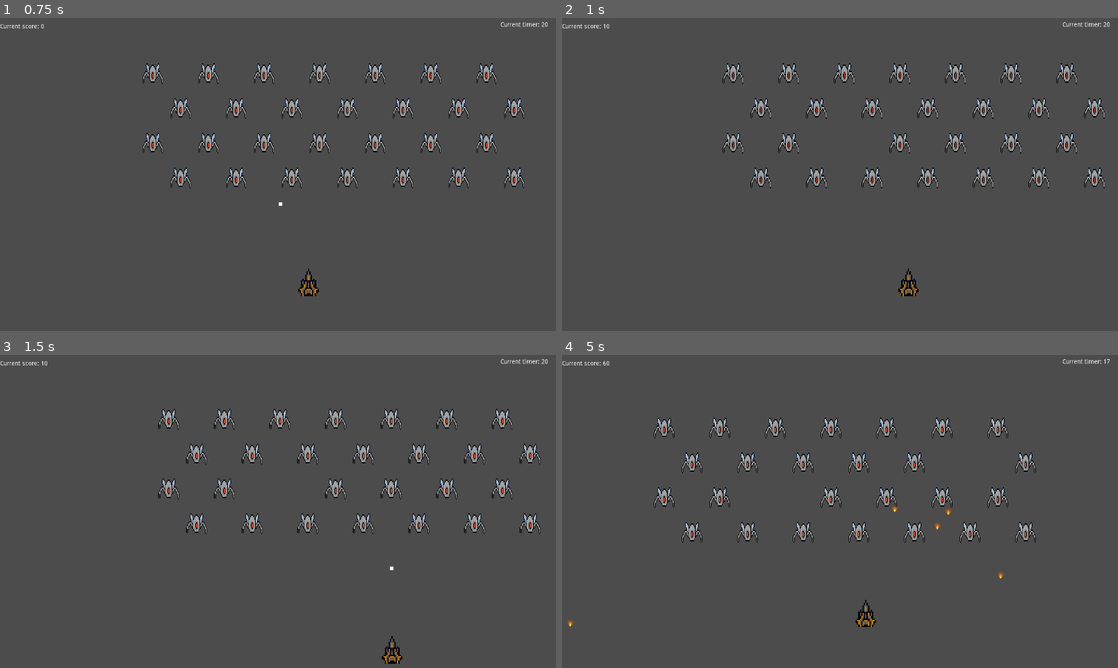
Above: before the commit, frames 1-4 (two rows, left to right).
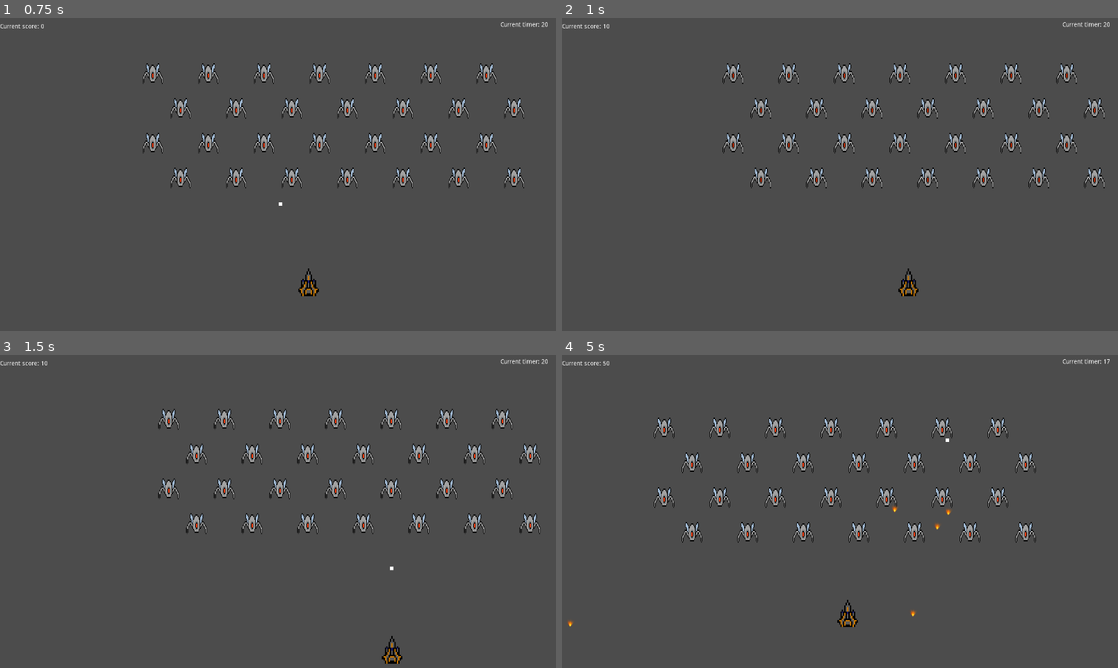
Above: after the commit, the same moments.

Repository: Glovania/Space-Invading
Game: Godot game, scene res://NewLevels/Level_2.tscn
Same seed, same stepped clock (60 frames per second), same inputs: the game is played once before the commit and once after it. This scene is started directly instead of the project's main scene.
Inputs:
- Up to frame 1 (0.75 s): hold Right (ui_right) from 0.53 s (still down); hold Space (fire) from 0.53 s (still down)
- Up to frame 2 (1 s): keep holding Right (ui_right); keep holding Space (fire)
- Up to frame 3 (1.5 s): release Right (ui_right) at 1.28 s; release Space (fire) at 1.28 s; hold Down (ui_down) from 1.28 s (still down); tap Space (fire) at 1.35 s
- Up to frame 4 (5 s): release Down (ui_down) at 2.03 s; hold Right (ui_right) 2.03-2.78 s; hold Space (fire) 2.03-2.78 s; hold Up (ui_up) 2.78-3.53 s; tap Space (fire) at 2.85, 4.35 s; hold Space (fire) 3.53-4.28 s; hold Left (ui_left) from 3.53 s (still down)

Frame 1 is identical in both runs. In frame 2, 0.1% of the frame differs, in the area x 48-53%, y 36-44%; in frame 3, 0.1%; in frame 4, 0.6%, in the area x 7-80%, y 2-87%.

Commit message:
✨feature: in "Enemy.gd" file
- Adding Enemy's Health.

Diff:
--- a/Bullet/Bullet.gd
+++ b/Bullet/Bullet.gd
@@ -13,7 +13,7 @@
 	if (collidedObject):
 		# print(collidedObject.collider.name)
 		if "Enemy" in collidedObject.collider.name:
-			collidedObject.get_collider().queue_free()
+			collidedObject.collider.reduceEnemyHealth()
 		GlobalVariables.ScoringInformation["currentScore"] += 10
 
 		queue_free()
--- a/Enemy/Enemy.gd
+++ b/Enemy/Enemy.gd
@@ -1,22 +1,11 @@
 extends KinematicBody2D
 
-
+var health = 2
 var bullet = preload("res://Bullet-Enemy/Bullet-Enemy.tscn")
 
 
 func _ready():
-
 	$Area2D.connect("area_entered", self, "_colliding")
-
-
-func _colliding(area):
-
-	if area.is_in_group("right"):
-		get_parent().global_position.y += 10
-		get_parent().speed = -170
-	if area.is_in_group("left"):
-		get_parent().global_position.y += 10
-		get_parent().speed = 170
 
 
 func _process(delta):
@@ -31,3 +20,19 @@
 
 		bulletInstance.position = Vector2(global_position.x, global_position.y+20)
 		get_tree().get_root().add_child(bulletInstance)
+
+
+func _colliding(area):
+	if area.is_in_group("right"):
+		get_parent().global_position.y += 10
+		get_parent().speed = -170
+	if area.is_in_group("left"):
+		get_parent().global_position.y += 10
+		get_parent().speed = 170
+
+
+func reduceEnemyHealth():
+	health -= 1
+#	print("Health: ", health) #Check the current Enemy's Health
+	if health == 0:
+		queue_free()
--- a/MainGame/MainGame.gd
+++ b/MainGame/MainGame.gd
@@ -1,5 +1,4 @@
 extends Control
-
 
 export(int) var countdownMax
 var currentTimer
@@ -33,6 +32,7 @@
 		if get_tree().get_nodes_in_group("enemy").size() == 0:
 			get_tree().change_scene("res://NewLevels/MoveOnToTheNextLevel.tscn")
 
+
 func StartGameButton_pressed():
 	$StartButton.hide()
 	emit_signal("start_game")
--- a/NewLevels/Level_1.tscn
+++ b/NewLevels/Level_1.tscn
@@ -17,7 +17,7 @@
 [sub_resource type="RectangleShape2D" id=3]
 extents = Vector2( 706.273, 6.6867 )
 
-[node name="SpaceInvaders" type="Control"]
+[node name="Level_1" type="Control"]
 margin_left = 2.78457
 margin_top = 0.329449
 margin_right = 1282.79
--- a/NewLevels/Level_2.gd
+++ b/NewLevels/Level_2.gd
@@ -1,5 +1,4 @@
 extends Control
-
 
 export(int) var countdownMax
 var currentTimer
--- a/NewLevels/Level_2.tscn
+++ b/NewLevels/Level_2.tscn
@@ -14,7 +14,7 @@
 [sub_resource type="RectangleShape2D" id=1]
 extents = Vector2( 704, 8 )
 
-[node name="Control" type="Control"]
+[node name="Level_2" type="Control"]
 anchor_right = 1.0
 anchor_bottom = 1.0
 script = ExtResource( 4 )
@@ -23,123 +23,6 @@
 [node name="BetterVisualize" type="MarginContainer" parent="."]
 anchor_right = 1.0
 anchor_bottom = 1.0
-
-[node name="LeftLimit" type="Area2D" parent="." groups=["left"]]
-
-[node name="RightBorder" type="CollisionShape2D" parent="LeftLimit"]
-position = Vector2( -8, 352 )
-shape = SubResource( 3 )
-
-[node name="RightLimit" type="Area2D" parent="." groups=["right"]]
-position = Vector2( 1280, 0 )
-
-[node name="LeftBorder" type="CollisionShape2D" parent="RightLimit"]
-position = Vector2( 8, 352 )
-shape = SubResource( 2 )
-
-[node name="TopLimit" type="StaticBody2D" parent="."]
-position = Vector2( 640, -8 )
-
-[node name="TopBorder" type="CollisionShape2D" parent="TopLimit"]
-shape = SubResource( 1 )
-
-[node name="BottomLimit" type="StaticBody2D" parent="."]
-position = Vector2( 0, 720 )
-
-[node name="BottomBorder" type="CollisionShape2D" parent="BottomLimit"]
-position = Vector2( 640, 8 )
-shape = SubResource( 1 )
-
-[node name="Player" parent="." instance=ExtResource( 1 )]
-position = Vector2( 640, 608 )
-
-[node name="Enemy" type="Node2D" parent="."]
-position = Vector2( 640, -8 )
-script = ExtResource( 3 )
-
-[node name="Arrow_Enemy1" parent="Enemy" instance=ExtResource( 2 )]
-position = Vector2( -416, 136 )
-
-[node name="Arrow_Enemy2" parent="Enemy" instance=ExtResource( 2 )]
-position = Vector2( -288, 136 )
-
-[node name="Arrow_Enemy3" parent="Enemy" instance=ExtResource( 2 )]
-position = Vector2( -160, 136 )
-
-[node name="Arrow_Enemy4" parent="Enemy" instance=ExtResource( 2 )]
-position = Vector2( -32, 136 )
-
-[node name="Arrow_Enemy5" parent="Enemy" instance=ExtResource( 2 )]
-position = Vector2( 96, 136 )
-
-[node name="Arrow_Enemy6" parent="Enemy" instance=ExtResource( 2 )]
-position = Vector2( 224, 136 )
-
-[node name="Arrow_Enemy7" parent="Enemy" instance=ExtResource( 2 )]
-position = Vector2( 352, 136 )
-
-[node name="Arrow_Enemy8" parent="Enemy" instance=ExtResource( 2 )]
-position = Vector2( -352, 216 )
-
-[node name="Arrow_Enemy9" parent="Enemy" instance=ExtResource( 2 )]
-position = Vector2( -224, 216 )
-
-[node name="Arrow_Enemy10" parent="Enemy" instance=ExtResource( 2 )]
-position = Vector2( -96, 216 )
-
-[node name="Arrow_Enemy11" parent="Enemy" instance=ExtResource( 2 )]
-position = Vector2( 32, 216 )
-
-[node name="Arrow_Enemy12" parent="Enemy" instance=ExtResource( 2 )]
-position = Vector2( 160, 216 )
-
-[node name="Arrow_Enemy13" parent="Enemy" instance=ExtResource( 2 )]
-position = Vector2( 288, 216 )
-
-[node name="Arrow_Enemy14" parent="Enemy" instance=ExtResource( 2 )]
-position = Vector2( 416, 216 )
-
-[node name="Arrow_Enemy15" parent="Enemy" instance=ExtResource( 2 )]
-position = Vector2( -416, 296 )
-
-[node name="Arrow_Enemy16" parent="Enemy" instance=ExtResource( 2 )]
-position = Vector2( -288, 296 )
-
-[node name="Arrow_Enemy17" parent="Enemy" instance=ExtResource( 2 )]
-position = Vector2( -160, 296 )
-
-[node name="Arrow_Enemy18" parent="Enemy" instance=ExtResource( 2 )]
-position = Vector2( -32, 296 )
-
-[node name="Arrow_Enemy19" parent="Enemy" instance=ExtResource( 2 )]
-position = Vector2( 96, 296 )
-
-[node name="Arrow_Enemy20" parent="Enemy" instance=ExtResource( 2 )]
-position = Vector2( 224, 296 )
-
-[node name="Arrow_Enemy21" parent="Enemy" instance=ExtResource( 2 )]
-position = Vector2( 352, 296 )
-
-[node name="Arrow_Enemy22" parent="Enemy" instance=ExtResource( 2 )]
-position = Vector2( -352, 376 )
-
-[node name="Arrow_Enemy23" parent="Enemy" instance=ExtResource( 2 )]
-position = Vector2( -224, 376 )
-
-[node name="Arrow_Enemy24" parent="Enemy" instance=ExtResource( 2 )]
-position = Vector2( -96, 376 )
-
-[node name="Arrow_Enemy25" parent="Enemy" instance=ExtResource( 2 )]
-position = Vector2( 32, 376 )
-
-[node name="Arrow_Enemy26" parent="Enemy" instance=ExtResource( 2 )]
-position = Vector2( 160, 376 )
-
-[node name="Arrow_Enemy27" parent="Enemy" instance=ExtResource( 2 )]
-position = Vector2( 288, 376 )
-
-[node name="Arrow_Enemy28" parent="Enemy" instance=ExtResource( 2 )]
-position = Vector2( 416, 376 )
 
 [node name="Timer_HUD" type="HBoxContainer" parent="."]
 margin_left = 1152.0
@@ -175,3 +58,120 @@
 margin_right = 102.0
 margin_bottom = 27.0
 text = "0"
+
+[node name="LeftLimit" type="Area2D" parent="." groups=["left"]]
+
+[node name="RightBorder" type="CollisionShape2D" parent="LeftLimit"]
+position = Vector2( -8, 352 )
+shape = SubResource( 3 )
+
+[node name="RightLimit" type="Area2D" parent="." groups=["right"]]
+position = Vector2( 1280, 0 )
+
+[node name="LeftBorder" type="CollisionShape2D" parent="RightLimit"]
+position = Vector2( 8, 352 )
+shape = SubResource( 2 )
+
+[node name="TopLimit" type="StaticBody2D" parent="."]
+position = Vector2( 640, -8 )
+
+[node name="TopBorder" type="CollisionShape2D" parent="TopLimit"]
+shape = SubResource( 1 )
+
+[node name="BottomLimit" type="StaticBody2D" parent="."]
+position = Vector2( 0, 720 )
+
+[node name="BottomBorder" type="CollisionShape2D" parent="BottomLimit"]
+position = Vector2( 640, 8 )
+shape = SubResource( 1 )
+
+[node name="Player" parent="." instance=ExtResource( 1 )]
+position = Vector2( 640, 608 )
+
+[node name="Enemies" type="Node2D" parent="."]
+position = Vector2( 640, -8 )
+script = ExtResource( 3 )
+
+[node name="Arrow_Enemy1" parent="Enemies" instance=ExtResource( 2 )]
+position = Vector2( -416, 136 )
+
+[node name="Arrow_Enemy2" parent="Enemies" instance=ExtResource( 2 )]
+position = Vector2( -288, 136 )
+
+[node name="Arrow_Enemy3" parent="Enemies" instance=ExtResource( 2 )]
+position = Vector2( -160, 136 )
+
+[node name="Arrow_Enemy4" parent="Enemies" instance=ExtResource( 2 )]
+position = Vector2( -32, 136 )
+
+[node name="Arrow_Enemy5" parent="Enemies" instance=ExtResource( 2 )]
+position = Vector2( 96, 136 )
+
+[node name="Arrow_Enemy6" parent="Enemies" instance=ExtResource( 2 )]
+position = Vector2( 224, 136 )
+
+[node name="Arrow_Enemy7" parent="Enemies" instance=ExtResource( 2 )]
+position = Vector2( 352, 136 )
+
+[node name="Arrow_Enemy8" parent="Enemies" instance=ExtResource( 2 )]
+position = Vector2( -352, 216 )
+
+[node name="Arrow_Enemy9" parent="Enemies" instance=ExtResource( 2 )]
+position = Vector2( -224, 216 )
+
+[node name="Arrow_Enemy10" parent="Enemies" instance=ExtResource( 2 )]
+position = Vector2( -96, 216 )
+
+[node name="Arrow_Enemy11" parent="Enemies" instance=ExtResource( 2 )]
+position = Vector2( 32, 216 )
+
+[node name="Arrow_Enemy12" parent="Enemies" instance=ExtResource( 2 )]
+position = Vector2( 160, 216 )
+
+[node name="Arrow_Enemy13" parent="Enemies" instance=ExtResource( 2 )]
+position = Vector2( 288, 216 )
+
+[node name="Arrow_Enemy14" parent="Enemies" instance=ExtResource( 2 )]
+position = Vector2( 416, 216 )
+
+[node name="Arrow_Enemy15" parent="Enemies" instance=ExtResource( 2 )]
+position = Vector2( -416, 296 )
+
+[node name="Arrow_Enemy16" parent="Enemies" instance=ExtResource( 2 )]
+position = Vector2( -288, 296 )
+
+[node name="Arrow_Enemy17" parent="Enemies" instance=ExtResource( 2 )]
+position = Vector2( -160, 296 )
+
+[node name="Arrow_Enemy18" parent="Enemies" instance=ExtResource( 2 )]
+position = Vector2( -32, 296 )
+
+[node name="Arrow_Enemy19" parent="Enemies" instance=ExtResource( 2 )]
+position = Vector2( 96, 296 )
+
+[node name="Arrow_Enemy20" parent="Enemies" instance=ExtResource( 2 )]
+position = Vector2( 224, 296 )
+
+[node name="Arrow_Enemy21" parent="Enemies" instance=ExtResource( 2 )]
+position = Vector2( 352, 296 )
+
+[node name="Arrow_Enemy22" parent="Enemies" instance=ExtResource( 2 )]
+position = Vector2( -352, 376 )
+
+[node name="Arrow_Enemy23" parent="Enemies" instance=ExtResource( 2 )]
+position = Vector2( -224, 376 )
+
+[node name="Arrow_Enemy24" parent="Enemies" instance=ExtResource( 2 )]
+position = Vector2( -96, 376 )
+
+[node name="Arrow_Enemy25" parent="Enemies" instance=ExtResource( 2 )]
+position = Vector2( 32, 376 )
+
+[node name="Arrow_Enemy26" parent="Enemies" instance=ExtResource( 2 )]
+position = Vector2( 160, 376 )
+
+[node name="Arrow_Enemy27" parent="Enemies" instance=ExtResource( 2 )]
+position = Vector2( 288, 376 )
+
+[node name="Arrow_Enemy28" parent="Enemies" instance=ExtResource( 2 )]
+position = Vector2( 416, 376 )
Not shown, changed: Design.md
